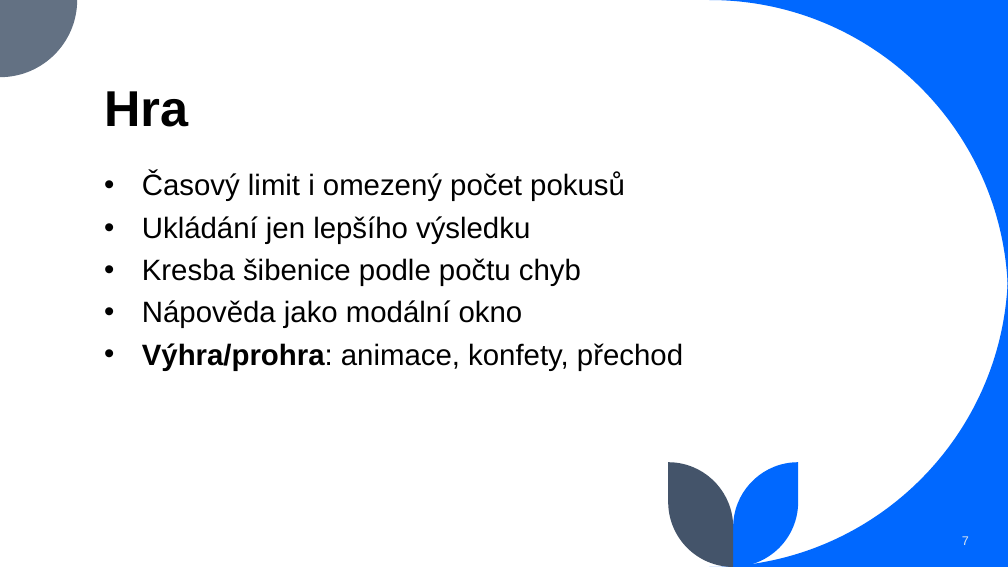
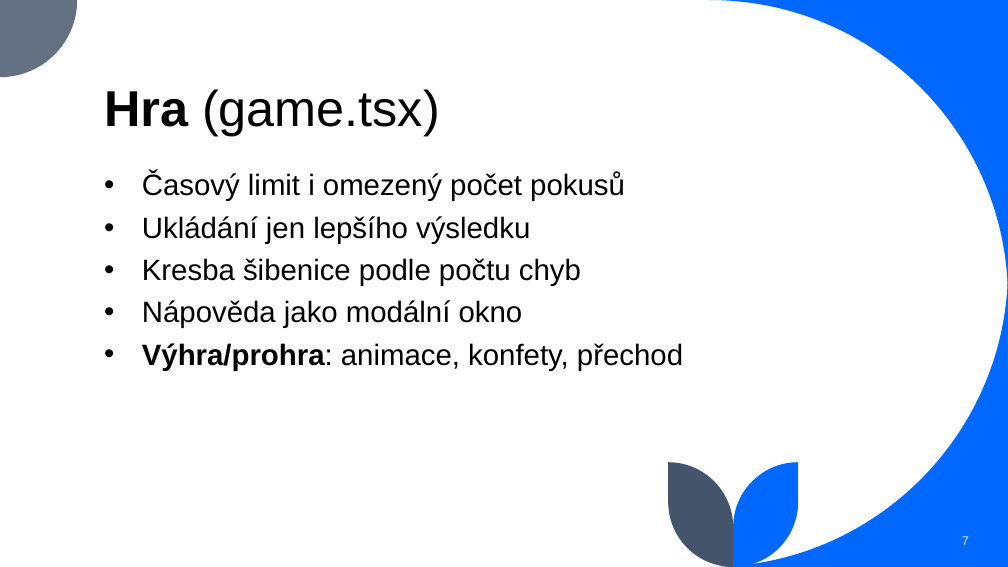
Before and after one commit to rejsek/sibenice_mobilni_hra, a slide deck: slide 7 of docs/sibenice.pptx. Drawn at 1008x567 pixels with LibreOffice and Linux fonts; fonts in the diff are those of the drawing. Boxes give left, top, right and bottom in pixels: in the first picture for what was removed or moved away, otherwise in the second. Text is boxed around its words. In the diff, an @@ line names an element or a change of style, - is before the commit and + after.

```diff
--- a/docs/sibenice.pptx
+++ b/docs/sibenice.pptx
@@ title at <box>104,89,440,136</box>: text changed; bold off @@
-Hra
+Hra (game.tsx)
```
Also in this commit, not shown: 6 other slides changed, 1 other file.
